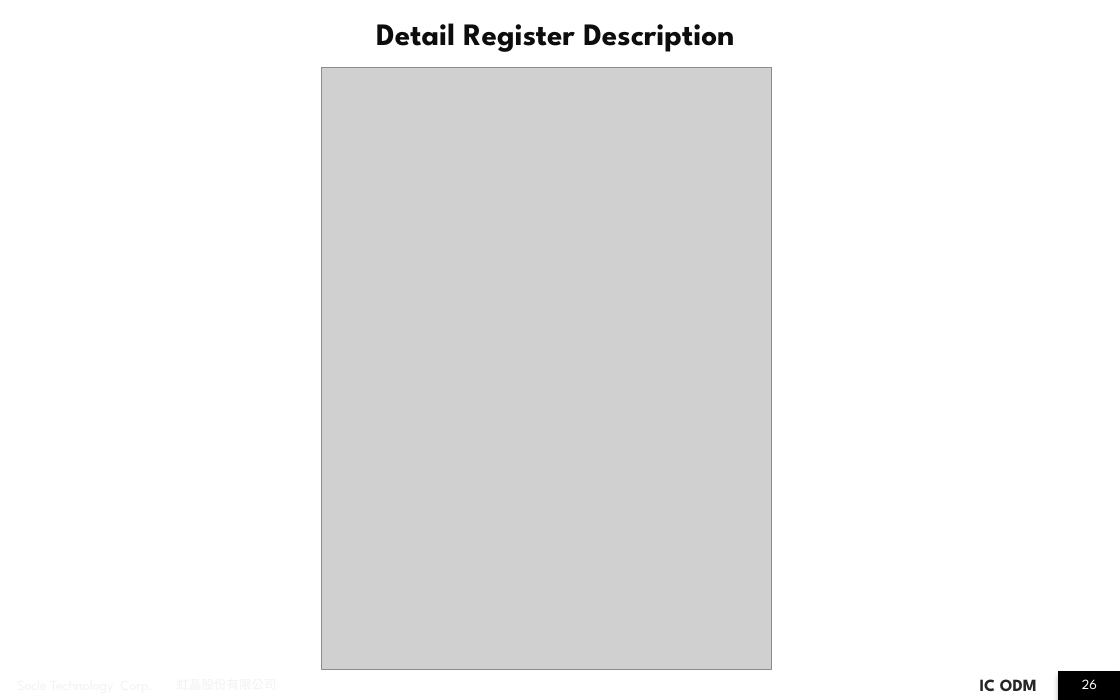
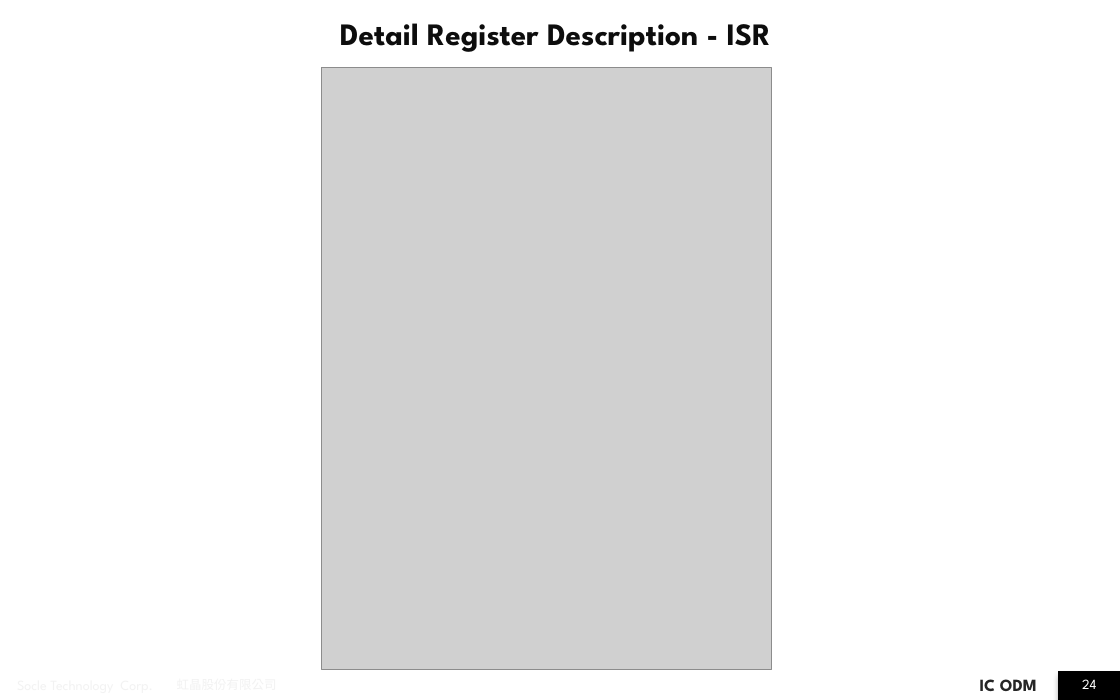
Before and after one commit to JomaskTsai/ppt_linux, a slide deck: slide 24 of i2c_report_ben.pptx (slide 26 before the commit). Drawn at 1120x700 pixels with LibreOffice and Linux fonts; fonts in the diff are those of the drawing; grey boxes stand for pictures; background and template pictures are left out. Boxes give left, top, right and bottom in pixels: in the first picture for what was removed or moved away, otherwise in the second. Text is boxed around its words. In the diff, an @@ line names an element or a change of style, - is before the commit and + after.

```diff
--- a/i2c_report_ben.pptx
+++ b/i2c_report_ben.pptx
@@ title at [340,23,771,52]: text changed @@
-Detail Register Description
+Detail Register Description - ISR
@@ page number at [1082,679,1096,689]: text changed @@
-26
+24
```
Also in this commit, not shown: 15 other slides changed, 1 slide removed.
